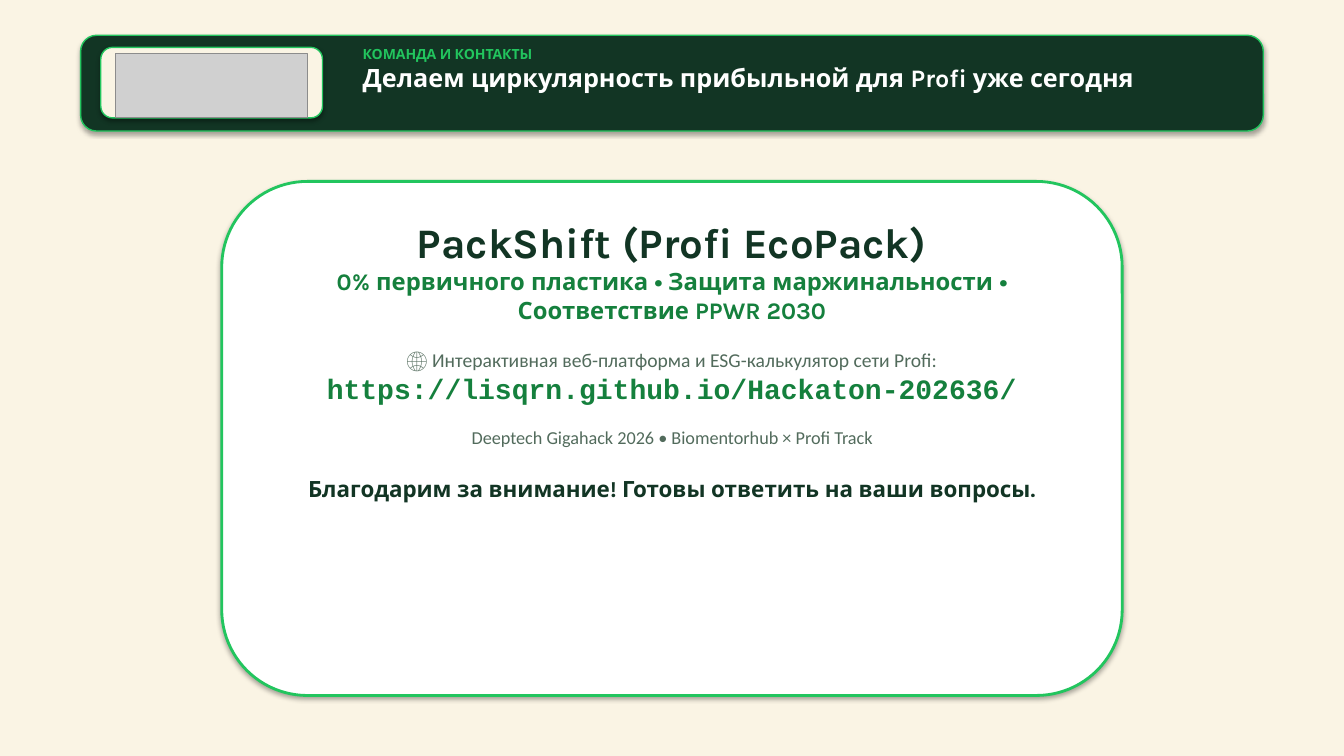
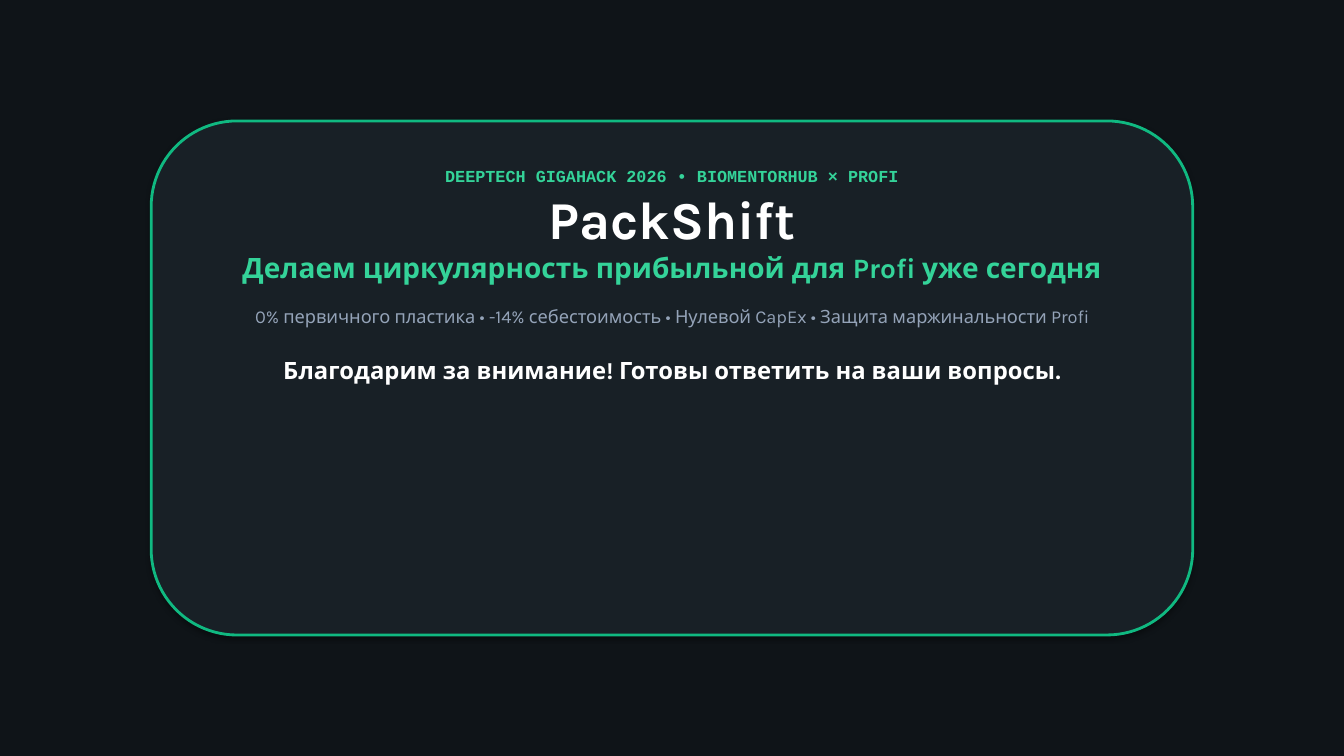
Before and after one commit to lisqrn/Hackaton-202636, a slide deck: slide 8 of PackShift_Profi_Gigahack2026.pptx. Drawn at 1344x756 pixels with LibreOffice and Linux fonts; fonts in the diff are those of the drawing; grey boxes stand for pictures. Boxes give left, top, right and bottom in pixels: in the first picture for what was removed or moved away, otherwise in the second. Text is boxed around its words. In the diff, an @@ line names an element or a change of style, - is before the commit and + after.

Commit message:
feat: complete pure deeptech hackathon deck in dark graphite and neon emerald without website styling

```diff
--- a/PackShift_Profi_Gigahack2026.pptx
+++ b/PackShift_Profi_Gigahack2026.pptx
@@ rectangle at (0,0,1344,756): fill #FAF4E4 to #0F1418; outline #FAF4E4 0.75 pt to #0F1418 0.75 pt @@
@@ rounded rectangle removed at (101,47,323,118) @@
@@ picture removed at (116,53,308,117) @@
@@ text removed at (363,49,1134,93) @@
-КОМАНДА И КОНТАКТЫ
-Делаем циркулярность прибыльной для Profi уже сегодня
@@ rounded rectangle: place and size @@
-rounded rectangle at (81,35,1263,131)
+rounded rectangle at (151,121,1193,635)
@@ rounded rectangle at (151,121,1193,635): fill #123524 to #182026; outline #22C55E 1 pt to #10B981 2 pt @@
@@ text "DEEPTECH GIGAHACK 2026 • BIOMENTORHUB ...": place and size @@
-text "DEEPTECH GIGAHACK 2026 • BIOMENTORHUB ..." at (308,226,1031,503)
+text "DEEPTECH GIGAHACK 2026 • BIOMENTORHUB ..." at (242,171,1101,385)
@@ text at (242,171,1101,328): text changed; size 17 to 13 pt; font Calibri to Karla; text colour #15803D to #34D399 @@
-PackShift (Profi EcoPack)
-0% первичного пластика • Защита маржинальности • Соответствие PPWR 2030
-🌐 Интерактивная веб-платформа и ESG-калькулятор сети Profi:
-https://lisqrn.github.io/Hackaton-202636/
-Deeptech Gigahack 2026 • Biomentorhub × Profi Track
+DEEPTECH GIGAHACK 2026 • BIOMENTORHUB × PROFI
+PackShift
+Делаем циркулярность прибыльной для Profi уже сегодня
+0% первичного пластика • -14% себестоимость • Нулевой CapEx • Защита маржинальности Profi
@@ rounded rectangle removed at (222,181,1122,696) @@
@@ text at (283,362,1055,385): size 16 to 17 pt, text colour #123524 to #FFFFFF in "Благодарим за внимание! Готовы ответить на ваши ..." @@
```
Also in this commit, not shown: 7 other slides changed, 3 other files.
